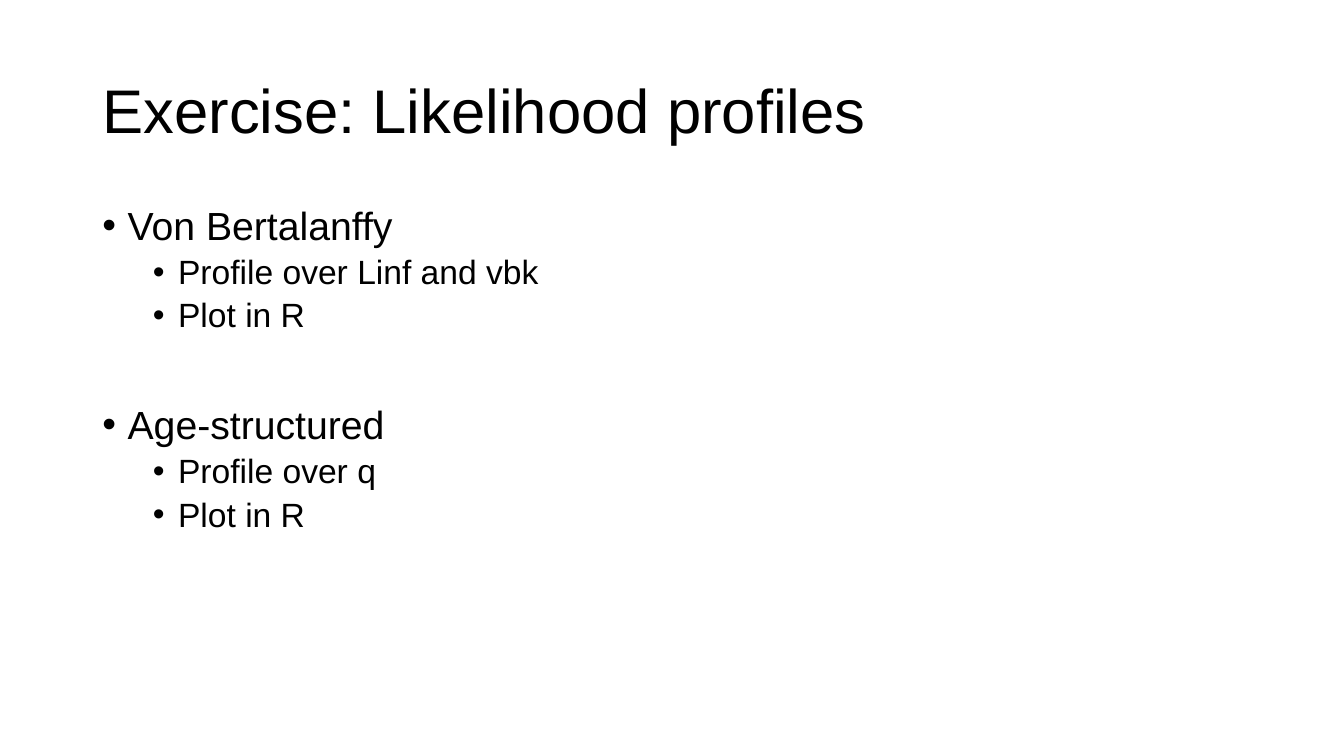
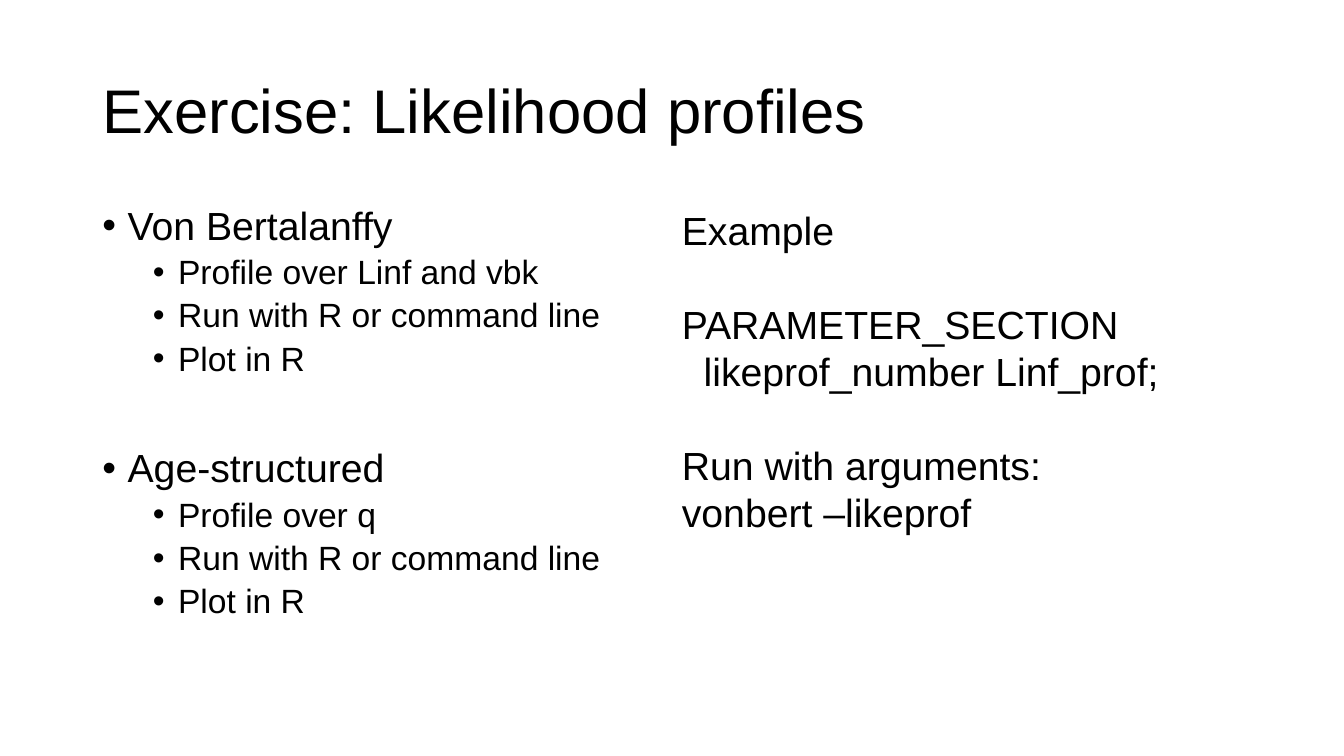
Before and after one commit to merrillrudd/ADMB_course, a slide deck: slide 10 of Day2/2c_Uncertainty/Uncertainty.pptx. Drawn at 1344x756 pixels with LibreOffice and Linux fonts; fonts in the diff are those of the drawing. Boxes give left, top, right and bottom in pixels: in the first picture for what was removed or moved away, otherwise in the second. Text is boxed around its words. In the diff, an @@ line names an element or a change of style, - is before the commit and + after.

Commit message:
updated uncertainty exercises

```diff
--- a/Day2/2c_Uncertainty/Uncertainty.pptx
+++ b/Day2/2c_Uncertainty/Uncertainty.pptx
@@ text added at (682, 216, 1158, 535), 28 pt, text #000000 @@
+Example
+PARAMETER_SECTION
+likeprof_number Linf_prof;
+Run with arguments:
+vonbert –likeprof
@@ text at (178, 302, 600, 328): paragraph added @@
+  • Run with R or command line
@@ text at (178, 545, 600, 571): paragraph added @@
+  • Run with R or command line
```
Also in this commit, not shown: 1 other slide changed, 36 other files.
